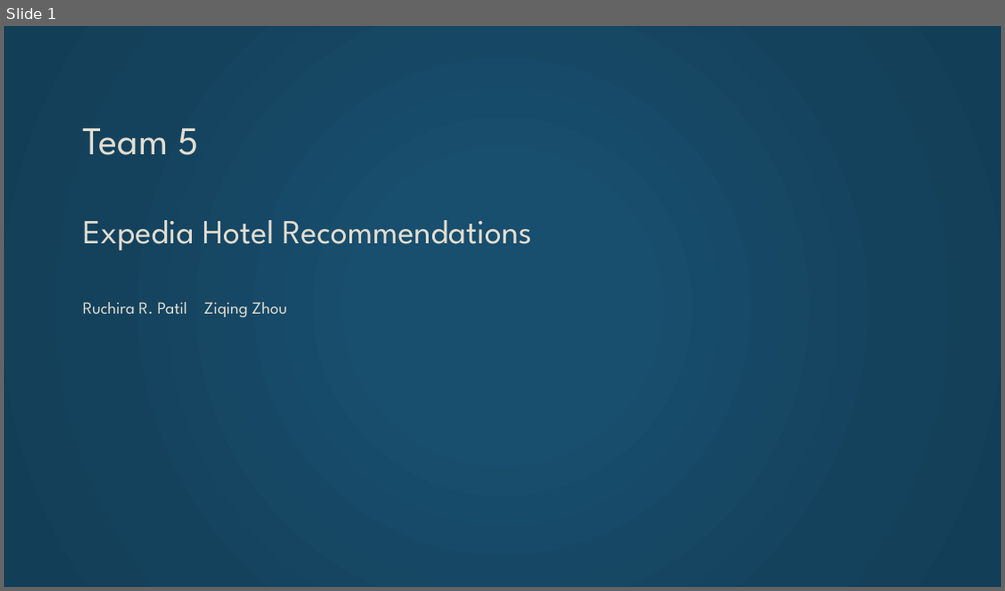
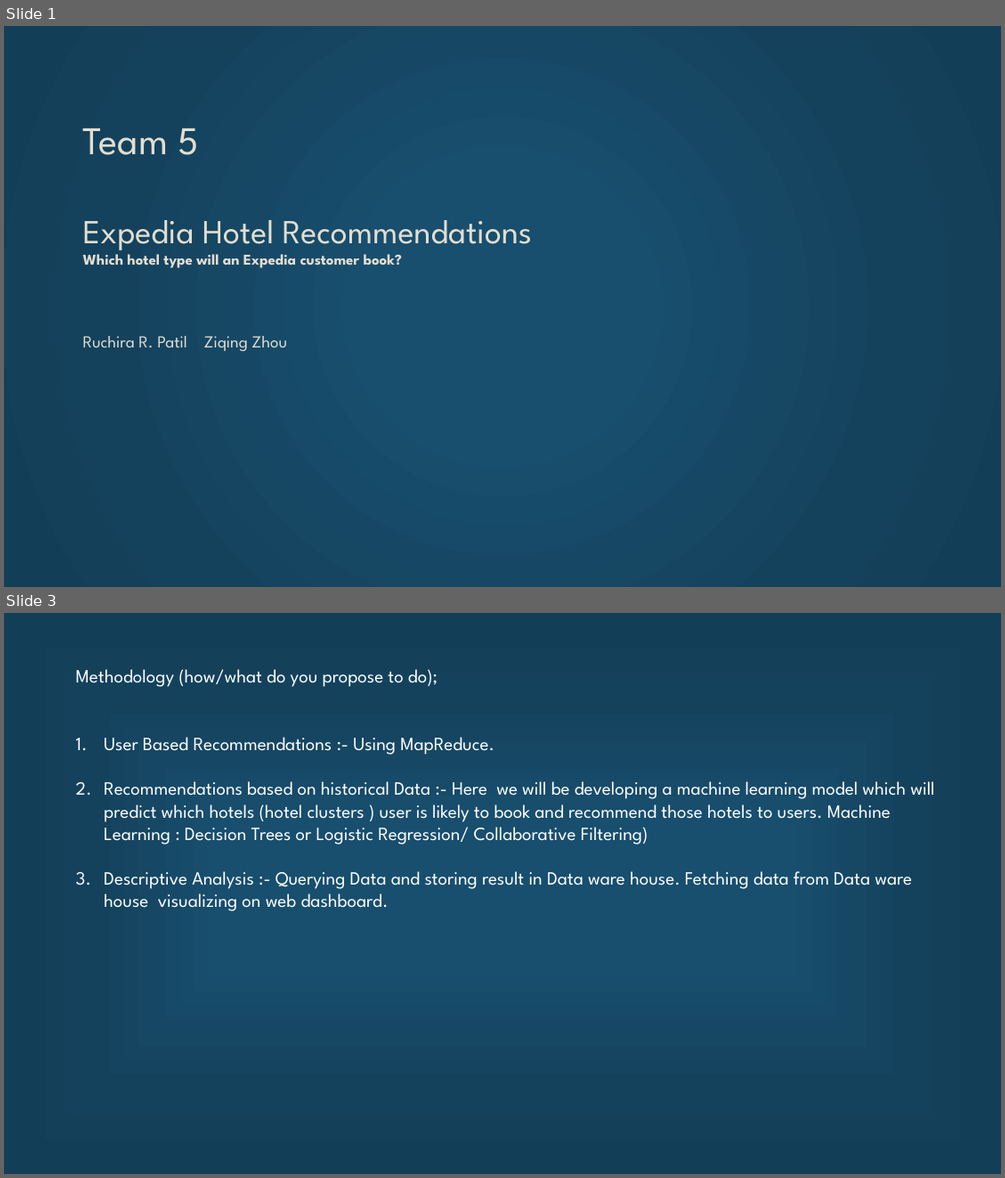
Before and after one commit to Ruchi2729/Scala-Final-Project, a slide deck: Final pre.pptx. Shown one above the other, each under a label of ours: slide 1 before the commit, slides 1 and 3 after it; the slides between them are not shown. The pictures are 1005x591 and 1005x1178 pixels, drawn with LibreOffice and Linux fonts; fonts in the diff are those of the drawing. Boxes give left, top, right and bottom in pixels: in the first picture for what was removed or moved away, otherwise in the second. Text is boxed around its words. In the diff, an @@ line names an element or a change of style, - is before the commit and + after.

```diff
--- a/Final pre.pptx
+++ b/Final pre.pptx
@@ slide 3 added at [4,613,1001,1174], background gradient #184E6E to #14425D to #133E57 @@
@@ text added at [76,669,934,911], 18 pt, text #FFFFFF @@
+Methodology (how/what do you propose to do);
+1. User Based Recommendations :- Using MapReduce.
+2. Recommendations based on historical Data :- Here we will be developing a machine learning model which will predict which hotels (hotel clusters ) user is likely to book and recommend those hotels to users. Machine Learning : Decision Trees or Logistic Regression/ Collaborative Filtering)
+3. Descriptive Analysis :- Querying Data and storing result in Data ware house. Fetching data from Data ware house visualizing on web dashboard.
@@ slide 1 changed as well @@
@@ title at [83,128,532,351]: text changed; size 32.4 to 14.4 pt @@
-Team 5
-Expedia Hotel Recommendations
-Ruchira R. Patil Ziqing Zhou
+Team 5
+Expedia Hotel Recommendations
+Which hotel type will an Expedia customer book?
+Ruchira R. Patil Ziqing Zhou
```
Also in this commit, not shown: 4 other slides changed, 2 other slides added, 3 slides removed, 1 other file.
